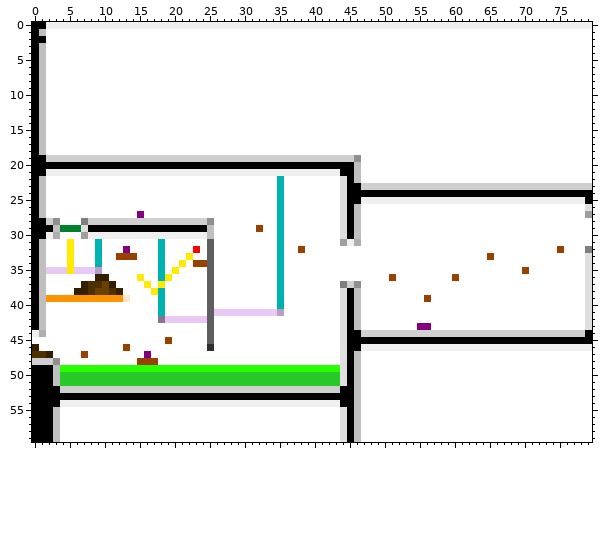
A sprite sheet gets an edit: source/level_data/layouts/level9/layer2.png. The picture above was drawn from the file before the commit.
The file is 80x60 pixels.
The same view after the edit:
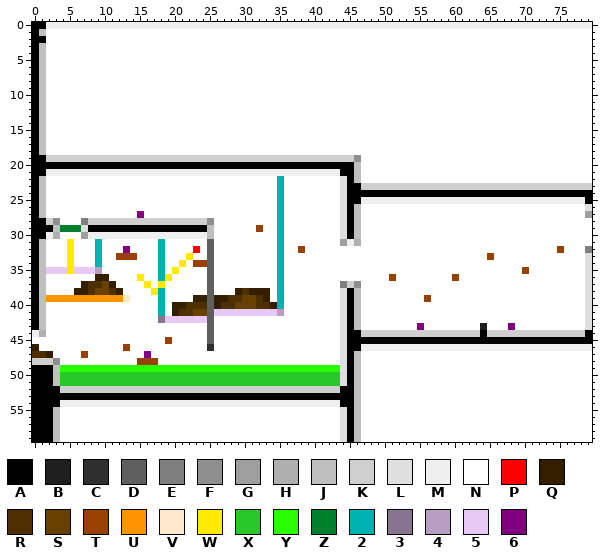
Palette (. is transparent): A #000000  B #1f1f1f  C #2f2f2f  D #5f5f5f  E #7f7f7f  F #8f8f8f  G #9f9f9f  H #afafaf  J #bfbfbf  K #cfcfcf  L #dfdfdf  M #efefef  N #ffffff  P #ff0000  Q #331f00  R #4d2f00  S #684000  T #994100  U #ff9400  V #ffe9cc  W #ffea00  X #28c828  Y #28ff00  Z #00802b  2 #00b3b3  3 #87758f  4 #b79ec2  5 #e8c9f6  6 #800080
The edit:
y 38: x 29..33 NNNNN -> QRQQQ
y 39: x 23..24 NN -> QQ; x 26..33 NNNNNNNN -> QQRRSSRQ
y 40: x 20..24 NNNNN -> QQRRR; x 26..34 NNNNNNNNN -> QRRSSSRRQ
y 41: x 20..24 NNNNN -> QRRSS
y 43: x 56 6 -> N; x 64 N -> B; x 68 N -> 6
y 44: x 64 K -> A
Pixel boxes of the changes (left, top, right, bottom) in both pictures:
changed: (172, 288, 277, 316)
changed: (424, 323, 431, 330)
changed: (480, 323, 515, 337)
